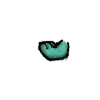
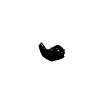
Layer changes from the first 100×100 image to the second:
added layer "Layer" above "foot-6.png" over [38, 42, 65, 62]
hid "foot-6.png" over [37, 38, 71, 62]
